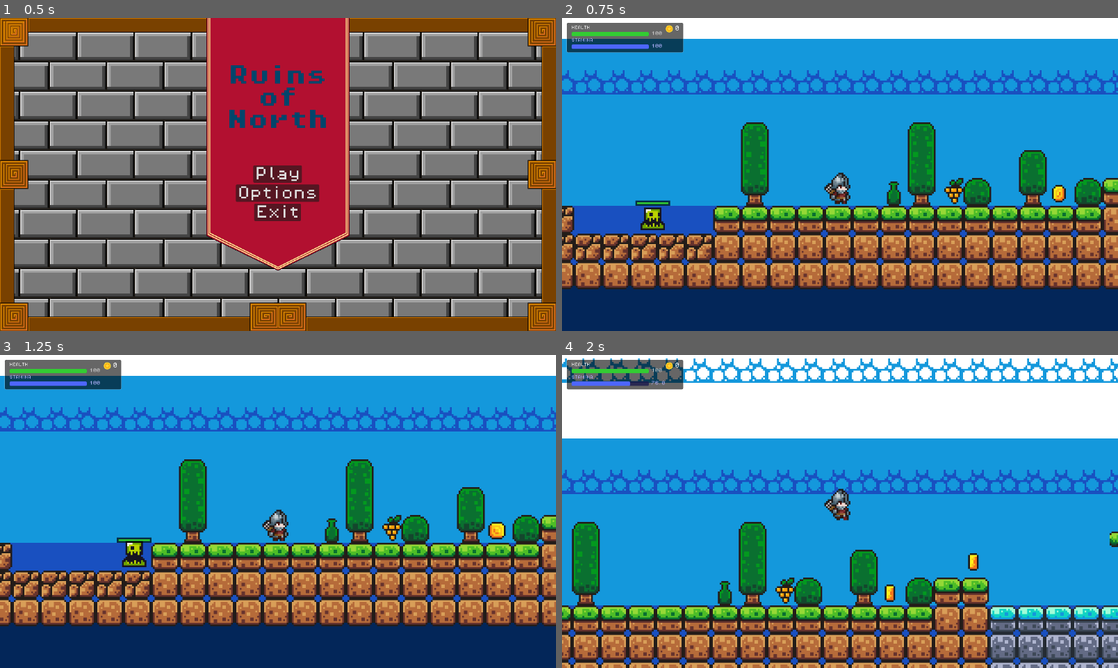
Above: before the commit, frames 1-4 (two rows, left to right).
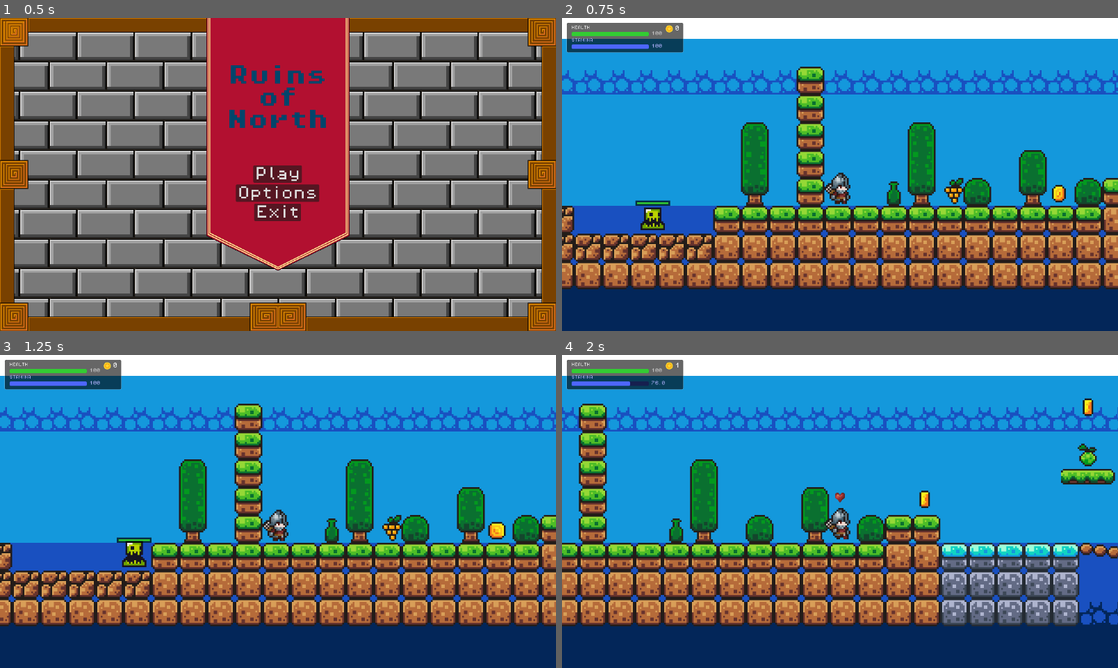
Above: after the commit, the same moments.

Repository: Kacprr/ThesisGameProject
Game: Godot game, scene res://Scenes/main_menu.tscn
Same seed, same stepped clock (60 frames per second), same inputs: the game is played once before the commit and once after it. Sound files missing from this copy of the repository are replaced by a short silence.
Inputs:
- Up to frame 1 (0.5 s): no input
- Up to frame 2 (0.75 s): click "Play" at 0.5 s
- Up to frame 3 (1.25 s): no input
- Up to frame 4 (2 s): hold Right (move_right) from 1.28 s (still down); tap Shift (dash) at 1.35 s; tap Space (jump) at 1.52, 1.55, 1.82 s

Frame 1 is identical in both runs. In frame 2, 2.2% of the frame differs, in the area x 42-48%, y 15-60%; in frame 3, 2.2%; in frame 4, 69%, in the area x 0-100%, y 1-100%.

Commit message:
feat: Implement Advanced Air Mobility (4-Way Dash, Wall Slide)
- **4-Way Dash:** Reworked dash input and velocity calculations to allow for diagonal and vertical dashes, greatly increasing air mobility.
- **Wall Slide (Stamina-Based):** Implemented the WALL_CLING state, allowing the player to slide down walls while consuming Stamina. Cling ends when Stamina is depleted.
- **Player Tuning:** Reorganized player script for better state priority and nerfed JUMP_VELOCITY to balance the added vertical power of the 4-way dash.

Diff:
--- a/ruinsofnorth/Scenes/game.tscn
+++ b/ruinsofnorth/Scenes/game.tscn
@@ -246,7 +246,7 @@
 
 [node name="Mid" type="TileMapLayer" parent="TileMapLayers"]
 use_parent_material = true
-tile_map_data = PackedByteArray("AAAAAAIAAAAAAAAAAAABAAIAAAA …(6543 unchanged characters)… AEAAkAAABMAAoAAAAEAAkAAABNAAoAAAAEAAkAAAA=")
+tile_map_data = PackedByteArray("AAAAAAIAAAAAAAAAAAABAAIAAAA …(6543 unchanged characters)… AEAAkAAABMAAoAAAAEAAkAAABNAAoAAAAEAAkAAAD1/wIAAAAAAAAAAAD1/wEAAAAAAAAAAAD1/wAAAAAAAAAAAAD1////AAAAAAAAAAD1//7/AAAAAAAAAAA=")
 tile_set = SubResource("TileSet_3dryh")
 
 [node name="Player" parent="." instance=ExtResource("1_ebmjs")]
--- a/ruinsofnorth/Scripts/player.gd
+++ b/ruinsofnorth/Scripts/player.gd
@@ -15,9 +15,13 @@
 var hot_heal_amount = 0
 
 const ATTACK_COOLDOWN = 0.7 # cooldown time in sec
-const JUMP_VELOCITY = -300.0
+const JUMP_VELOCITY = -250.0
 const GAME_OVER_SCENE = preload("res://Scenes/game_over.tscn")
 const HEALING_EFFECT_SCENE = preload("res://Scenes/healing_effect.tscn")
+
+const WALL_SLIDE_SPEED = 30.0
+const WALL_CLING_COST_PER_SEC = 20.0
+const WALL_JUMP_FORCE = 300.0 # Horizontal force for wall jump
 
 const max_stamina = 100
 const dash_cost = 30
@@ -30,6 +34,7 @@
 	RUN,
 	STUNNED,
 	ATTACK,
+	WALL_CLING,
 }
 
 var current_State
@@ -58,80 +63,117 @@
 func _physics_process(_delta: float) -> void:
 	const DASH_SPEED = 200.0
 
-	# Get the input direction: -1, 0 ,1
-	var direction := Input.get_axis("move_left", "move_right")
+	# New: Full 4-Way Direction Vectors
+	var direction_x = Input.get_axis("move_left", "move_right")
+	var direction_y = Input.get_axis("move_up", "move_down")
+	var direction: float = direction_x
 	if direction != 0:
-		direction_var = direction
-
+		direction_var = sign(direction)
+
+	# Calculates the normalized vector (up, down, diagonal)
+	var dash_vector = Vector2(direction_x, direction_y).normalized()
+	var is_dash_input = dash_vector.length_squared() > 0.01 # True if ANY direction key is held
+
+
+	# -- 1. CORE STATE LOCKS & GRAVITY --
 	if current_State == PlayerState.STUNNED:
 		velocity.y += gravity * _delta
 		move_and_slide()
 		return
 
+	# Add the gravity.
+	if !is_on_floor():
+		if current_State != PlayerState.DASH and current_State != PlayerState.WALL_CLING:
+				current_State = PlayerState.JUMP
+		if current_State != PlayerState.DASH:
+			velocity.y += gravity * _delta
+
 	if current_stamina < max_stamina:
 		current_stamina = min(current_stamina + stamina_regen * _delta, max_stamina)
 		emit_signal("stamina_changed", current_stamina) # Stamina signal
 
-	# Add the gravity.
-	if !is_on_floor():
-		if current_State != PlayerState.DASH:
-			current_State = PlayerState.JUMP
-		velocity.y += gravity * _delta
-	# --- JUMP/DOUBLE JUMP LOGIC ---
+
+	# -- 2. WALL CLING LOGIC --
+	var wall_cling_input = is_on_wall() and direction_x != 0 and !is_on_floor()
+
+	if wall_cling_input:
+		if current_stamina > 0:
+			current_State = PlayerState.WALL_CLING
+			# Consume stamina
+			var cost = WALL_CLING_COST_PER_SEC * _delta
+			current_stamina = max(current_stamina - cost, 0.0)
+			emit_signal("stamina_changed", current_stamina)
+			# Slide Physics
+			velocity.y = min(velocity.y, WALL_SLIDE_SPEED)
+			velocity.x = 0
+			animated_sprite.flip_h = (direction_x < 0)
+		else:
+			current_State = PlayerState.JUMP # Fall if stamina is zero
+
+	elif current_State == PlayerState.WALL_CLING and (!wall_cling_input or is_on_floor()):
+		current_State = PlayerState.JUMP # Stop cling if input or wall is lost
+
+	# -- 3. DASH LOGIC --
+	if Input.is_action_just_pressed("dash") and current_stamina >= dash_cost and current_State != PlayerState.DASH and is_dash_input:
+		var is_ground_dash_available = is_on_floor()
+		var is_air_dash_available = !is_on_floor() and !has_air_dashed
+
+		if is_ground_dash_available or is_air_dash_available:
+			current_stamina -= dash_cost
+			emit_signal("stamina_changed", current_stamina)
+
+			if is_air_dash_available:
+				has_air_dashed = true
+
+			current_State = PlayerState.DASH
+			$DashTimer.start()
+			velocity = dash_vector * DASH_SPEED
+			dash_sound.play()
+			move_and_slide()
+			return
+
+	# --- 4. JUMP/DOUBLE JUMP LOGIC ---
 	if is_on_floor():
 		jumps_left = 1
 		has_air_dashed = false
 		if current_State != PlayerState.DASH and current_State != PlayerState.ATTACK:
 			current_State = PlayerState.IDLE #Resets state when landing.
 
-	# Handle jump.
-	if is_on_floor():
-		if Input.is_action_just_pressed("jump"):
+	# Horizontal Movement Application (Only if NOT DASHING or CLINGING)
+	if current_State != PlayerState.DASH and current_State != PlayerState.WALL_CLING:
+		# Handle jump.
+		if is_on_floor():
+			if Input.is_action_just_pressed("jump"):
+				current_State = PlayerState.JUMP
+				velocity.y = JUMP_VELOCITY
+				jump_sound.play()
+
+		# Handle double-jump
+		elif Input.is_action_just_pressed("jump") and jumps_left > 0:
 			current_State = PlayerState.JUMP
 			velocity.y = JUMP_VELOCITY
+			jumps_left -= 1  #Decrement the counter!
 			jump_sound.play()
 
-	# Handle double-jump
-	elif Input.is_action_just_pressed("jump") and jumps_left > 0:
-		current_State = PlayerState.JUMP
-		velocity.y = JUMP_VELOCITY
-		jumps_left -= 1  #Decrement the counter!
-		jump_sound.play()
-
-	# Handle short jump
-	else:
-		if Input.is_action_just_released("jump"):
-			current_State = PlayerState.JUMP
-			velocity.y *= 0.5
-
-	# Handle dash
-	if Input.is_action_just_pressed("dash") and current_stamina >= dash_cost and current_State != PlayerState.DASH and direction:
-		var is_ground_dash_available = is_on_floor()
-		var is_air_dash_available = !is_on_floor() and !has_air_dashed
-
-		if is_ground_dash_available or is_air_dash_available:
-			current_stamina -= dash_cost
-			emit_signal("stamina_changed", current_stamina)
-
-			if is_air_dash_available:
-				has_air_dashed = true
-
-			current_State = PlayerState.DASH
-			var active_direction = direction
-			$DashTimer.start()
-			direction = active_direction
-			velocity.x = direction * DASH_SPEED
-			dash_sound.play()
-
-	if current_State != PlayerState.DASH:
+		# Handle short jump
+		else:
+			if Input.is_action_just_released("jump"):
+				current_State = PlayerState.JUMP
+				velocity.y *= 0.5
+
 		# Flip the Sprite
 		if direction > 0:
 			animated_sprite.flip_h = false
 		elif direction < 0:
 			animated_sprite.flip_h = true
-
-		# Apply Movement
-		if direction:
+		elif direction == 0:
+			if direction_var > 0:
+				animated_sprite.flip_h = false
+			elif direction_var < 0:
+				animated_sprite.flip_h = true
+
+		# Apply Horizontal Movement
+		if direction_x:
 			if is_on_floor() and current_State != PlayerState.ATTACK:
 				current_State = PlayerState.RUN
 			velocity.x = direction * speed
@@ -139,7 +181,6 @@
 			if current_State != PlayerState.ATTACK:
 				current_State = PlayerState.IDLE
 				velocity.x = move_toward(velocity.x, 0, speed)
-
 	move_and_slide()
 
 	# Play Animations based on the current_state
@@ -147,6 +188,8 @@
 		return
 	elif current_State == PlayerState.DASH:
 		animated_sprite.play("dash")
+	elif current_State == PlayerState.WALL_CLING:
+		animated_sprite.play("jump") # Temporary using the jump animation.
 	elif !is_on_floor():
 		animated_sprite.play("jump")
 	elif is_on_floor():
--- a/ruinsofnorth/project.godot
+++ b/ruinsofnorth/project.godot
@@ -33,6 +33,18 @@
 , Object(InputEventKey,"resource_local_to_scene":false,"resource_name":"","device":0,"window_id":0,"alt_pressed":false, …(185 unchanged characters)…
 ]
 }
+move_up={
+"deadzone": 0.2,
+"events": [Object(InputEventKey,"resource_local_to_scene":false,"resource_name":"","device":-1,"window_id":0,"alt_pressed":false,"shift_pressed":false,"ctrl_pressed":false,"meta_pressed":false,"pressed":false,"keycode":0,"physical_keycode":87,"key_label":0,"unicode":119,"location":0,"echo":false,"script":null)
+, Object(InputEventKey,"resource_local_to_scene":false,"resource_name":"","device":-1,"window_id":0,"alt_pressed":false,"shift_pressed":false,"ctrl_pressed":false,"meta_pressed":false,"pressed":false,"keycode":0,"physical_keycode":4194320,"key_label":0,"unicode":0,"location":0,"echo":false,"script":null)
+]
+}
+move_down={
+"deadzone": 0.2,
+"events": [Object(InputEventKey,"resource_local_to_scene":false,"resource_name":"","device":-1,"window_id":0,"alt_pressed":false,"shift_pressed":false,"ctrl_pressed":false,"meta_pressed":false,"pressed":false,"keycode":0,"physical_keycode":83,"key_label":0,"unicode":115,"location":0,"echo":false,"script":null)
+, Object(InputEventKey,"resource_local_to_scene":false,"resource_name":"","device":-1,"window_id":0,"alt_pressed":false,"shift_pressed":false,"ctrl_pressed":false,"meta_pressed":false,"pressed":false,"keycode":0,"physical_keycode":4194322,"key_label":0,"unicode":0,"location":0,"echo":false,"script":null)
+]
+}
 move_left={
 "deadzone": 0.2,
 "events": [Object(InputEventKey,"resource_local_to_scene":false,"resource_name":"","device":-1,"window_id":0,"alt_press …(195 unchanged characters)…
Binary file removed: ruinsofnorth/Assets/sounds/Soldier-Attack01_Effect.png
Not shown, removed: ruinsofnorth/Assets/sounds/Soldier-Attack01_Effect.png.import
